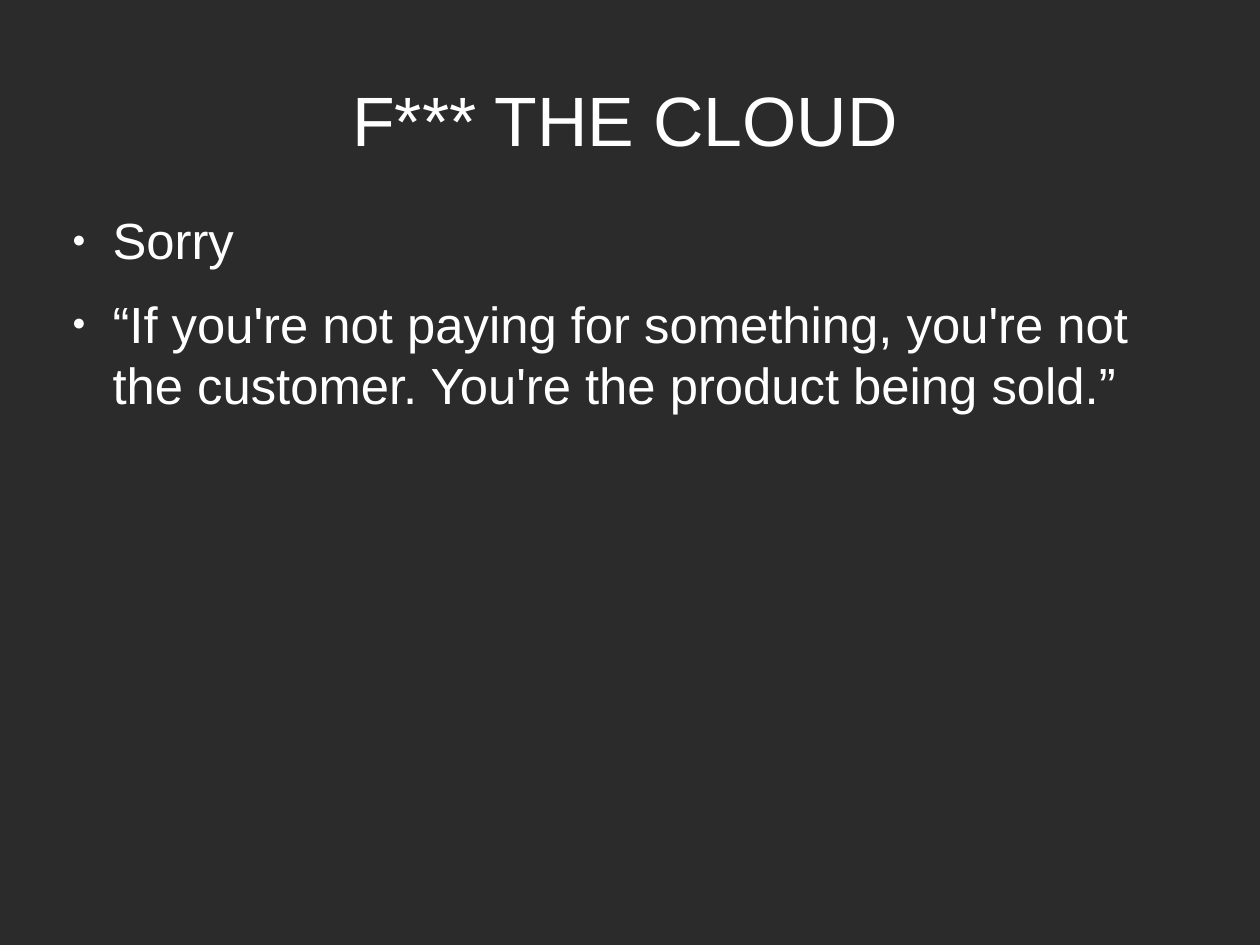
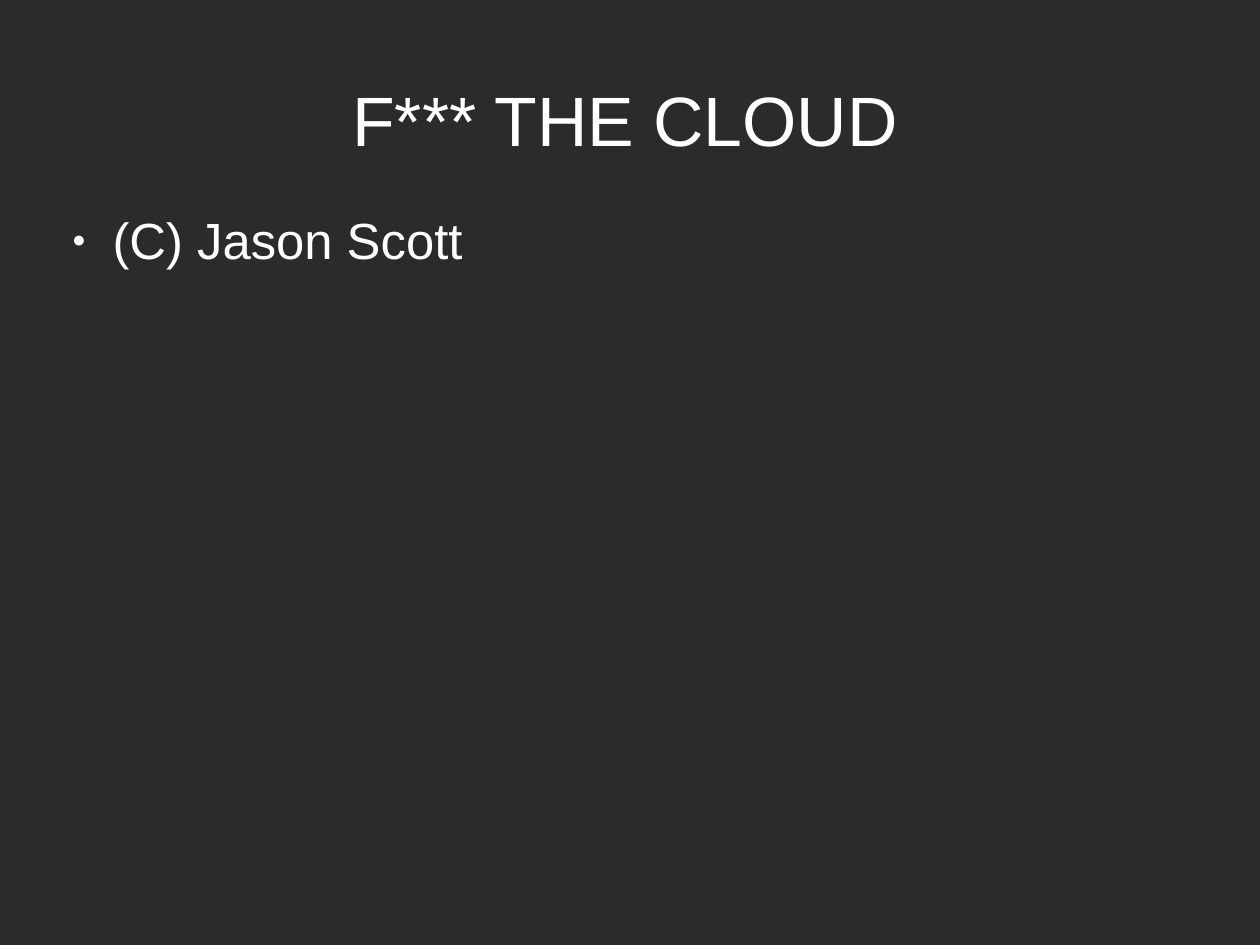
Before and after one commit to ruebot/SuperConference-2011---Cloud-computing, a slide deck: slide 18 of sc-2011-local-clouds.odp. Drawn at 1260x945 pixels with LibreOffice and Linux fonts; fonts in the diff are those of the drawing; background and template pictures are left out; a plain dark background stands for a picture behind light text. Boxes give left, top, right and bottom in pixels: in the first picture for what was removed or moved away, otherwise in the second. Text is boxed around its words. In the diff, an @@ line names an element or a change of style, - is before the commit and + after.

Commit message:
Big block o' Jason Scott verbiage.

```diff
--- a/sc-2011-local-clouds.odp
+++ b/sc-2011-local-clouds.odp
@@ text at box(113, 222, 463, 270): text changed @@
-● Sorry
-● “If you're not paying for something, you're not the customer. You're the product being sold.”
+● (C) Jason Scott
```
